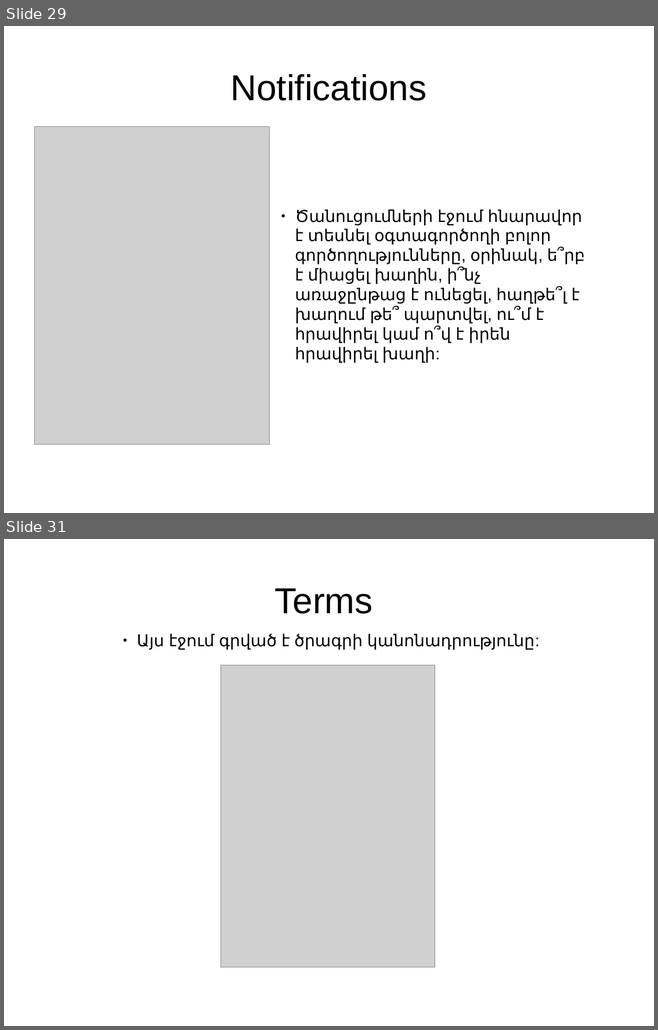
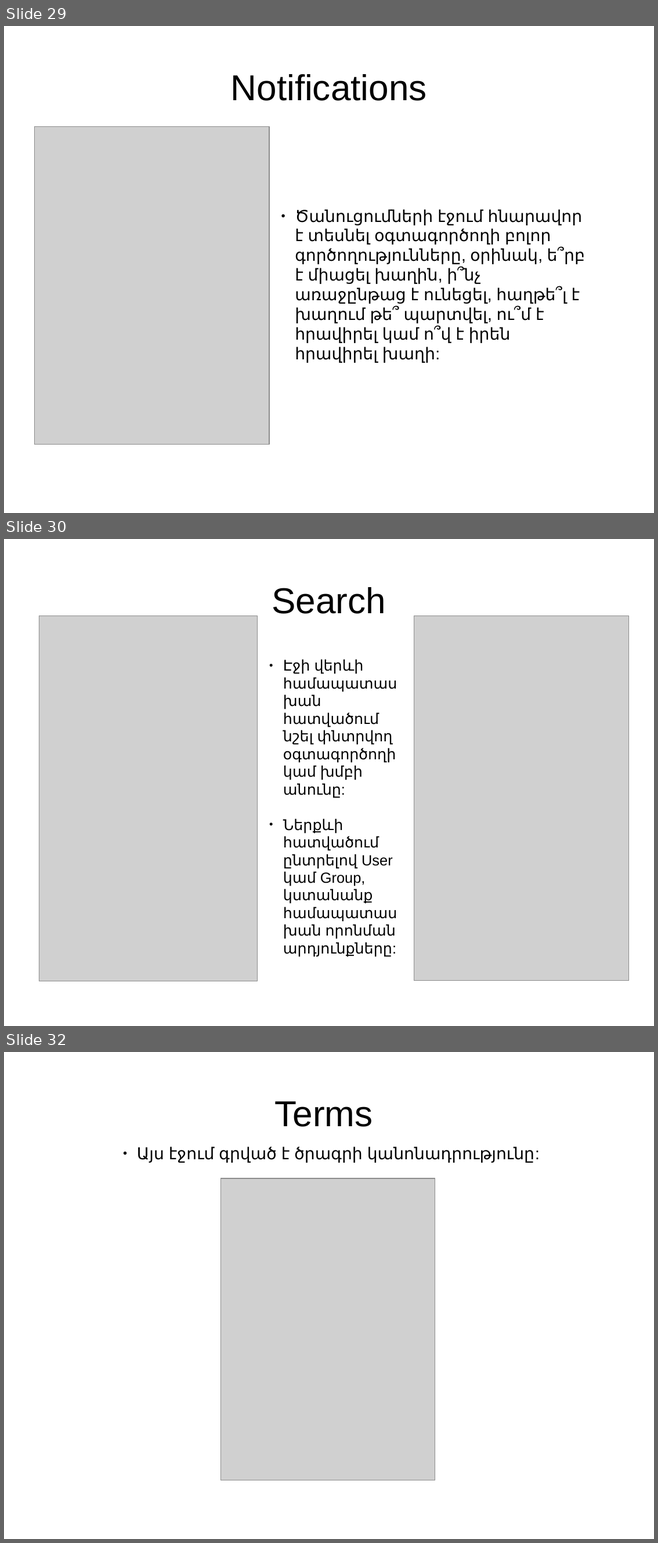
Before and after one commit to vanit-basic/instant_messenger, a slide deck: Documentation/Documentation.pptx. Shown one above the other, each under a label of ours: slides 29 and 31 before the commit, slides 29, 30 and 32 after it; the slides between them are not shown. The pictures are 658x1030 and 658x1543 pixels, drawn with LibreOffice and Linux fonts; fonts in the diff are those of the drawing; grey boxes stand for pictures; background and template pictures are left out. Boxes give left, top, right and bottom in pixels: in the first picture for what was removed or moved away, otherwise in the second. Text is boxed around its words. In the diff, an @@ line names an element or a change of style, - is before the commit and + after.

```diff
--- a/Documentation/Documentation.pptx
+++ b/Documentation/Documentation.pptx
@@ slide 30 added at [4, 539, 654, 1026], background picture (left out) @@
@@ text added at [271, 587, 386, 614], 44 pt, text #000000 @@
+Search
@@ picture added at [39, 616, 257, 981] @@
@@ picture added at [414, 616, 629, 981] @@
@@ text added at [283, 659, 396, 939], 18 pt, text #000000 @@
+● Էջի վերևի համապատասխան հատվածում նշել փնտրվող օգտագործողի կամ խմբի անունը:
+● Ներքևի հատվածում ընտրելով User կամ Group, կստանանք համապատասխան որոնման արդյունքները:
@@ what was slide 31 is now slide 32 @@
```
Also in this commit, not shown: 1 other slide added, 1 slide removed.
